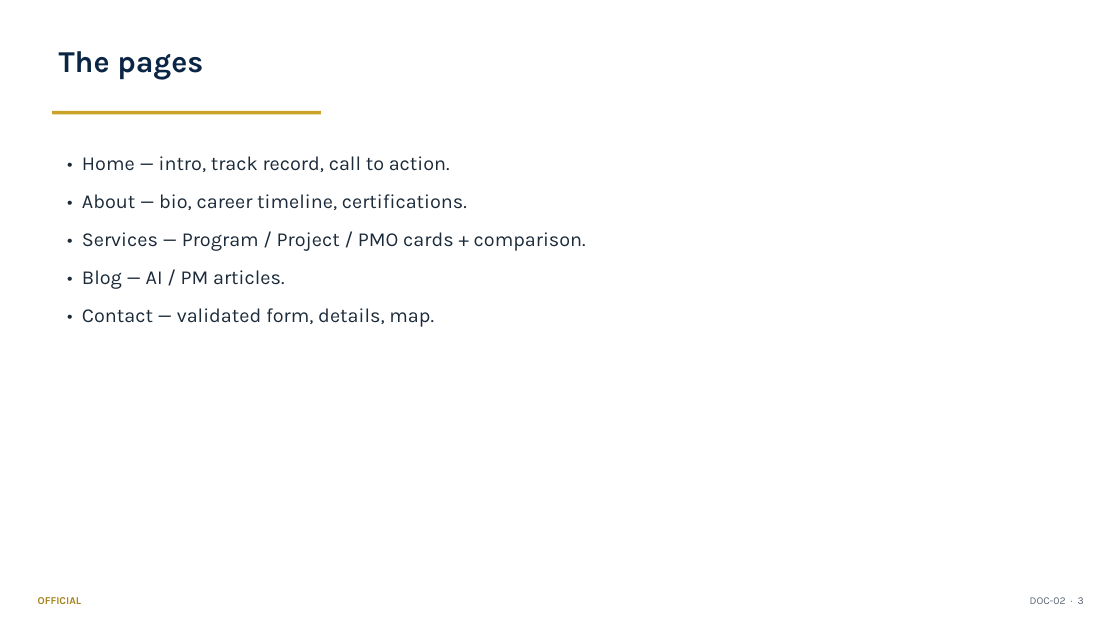
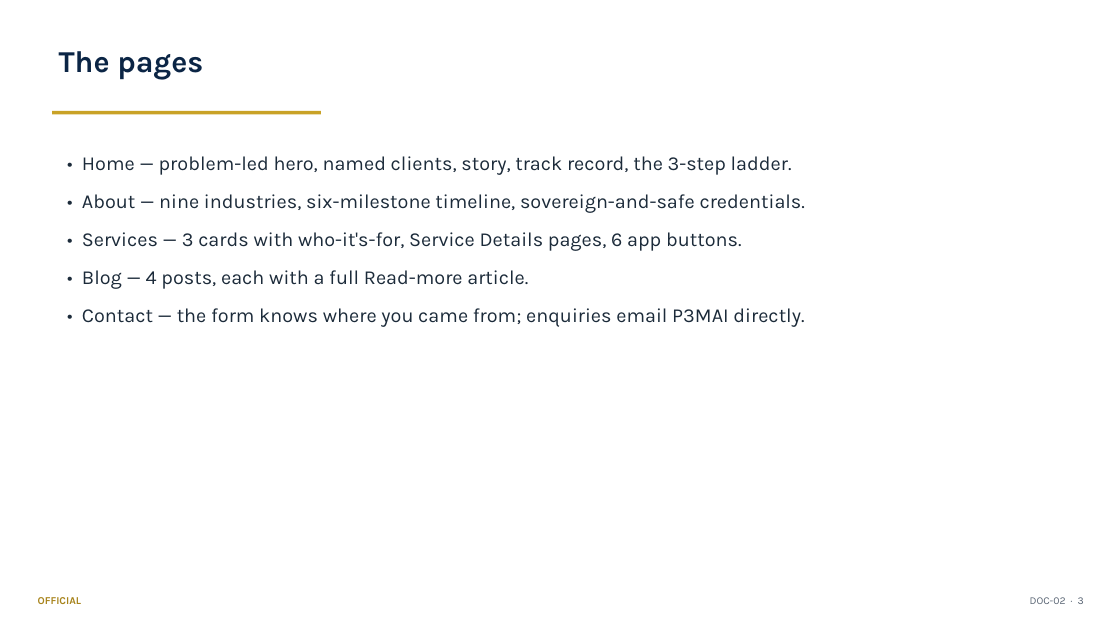
Before and after one commit to DRC63/p3mai-website, a slide deck: slide 3 of docs/02_User_Manual_Summary.pptx. Drawn at 1120x630 pixels with LibreOffice and Linux fonts; fonts in the diff are those of the drawing. Boxes give left, top, right and bottom in pixels: in the first picture for what was removed or moved away, otherwise in the second. Text is boxed around its words. In the diff, an @@ line names an element or a change of style, - is before the commit and + after.

```diff
--- a/docs/02_User_Manual_Summary.pptx
+++ b/docs/02_User_Manual_Summary.pptx
@@ text at <box>82,156,805,327</box>: text changed @@
-• Home — intro, track record, call to action.
-• About — bio, career timeline, certifications.
-• Services — Program / Project / PMO cards + comparison.
-• Blog — AI / PM articles.
-• Contact — validated form, details, map.
+• Home — problem-led hero, named clients, story, track record, the 3-step ladder.
+• About — nine industries, six-milestone timeline, sovereign-and-safe credentials.
+• Services — 3 cards with who-it's-for, Service Details pages, 6 app buttons.
+• Blog — 4 posts, each with a full Read-more article.
+• Contact — the form knows where you came from; enquiries email P3MAI directly.
```
Also in this commit, not shown: 5 other slides changed, 13 other files.
